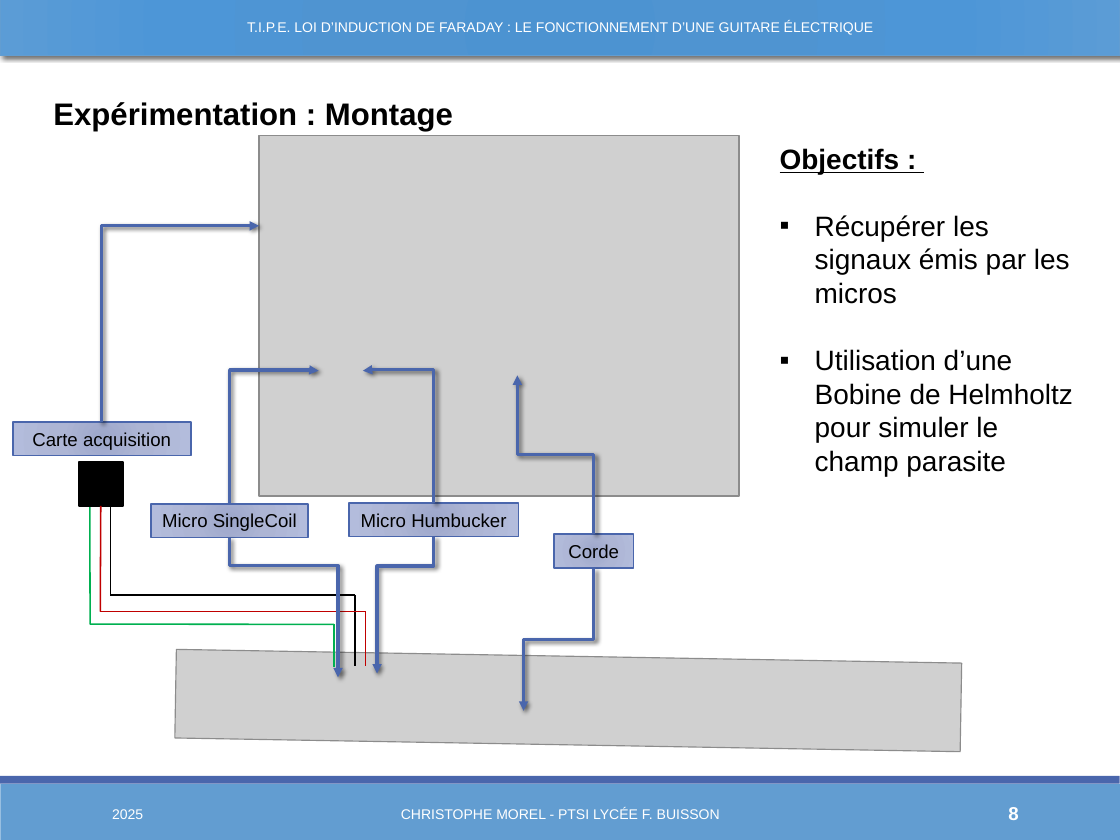
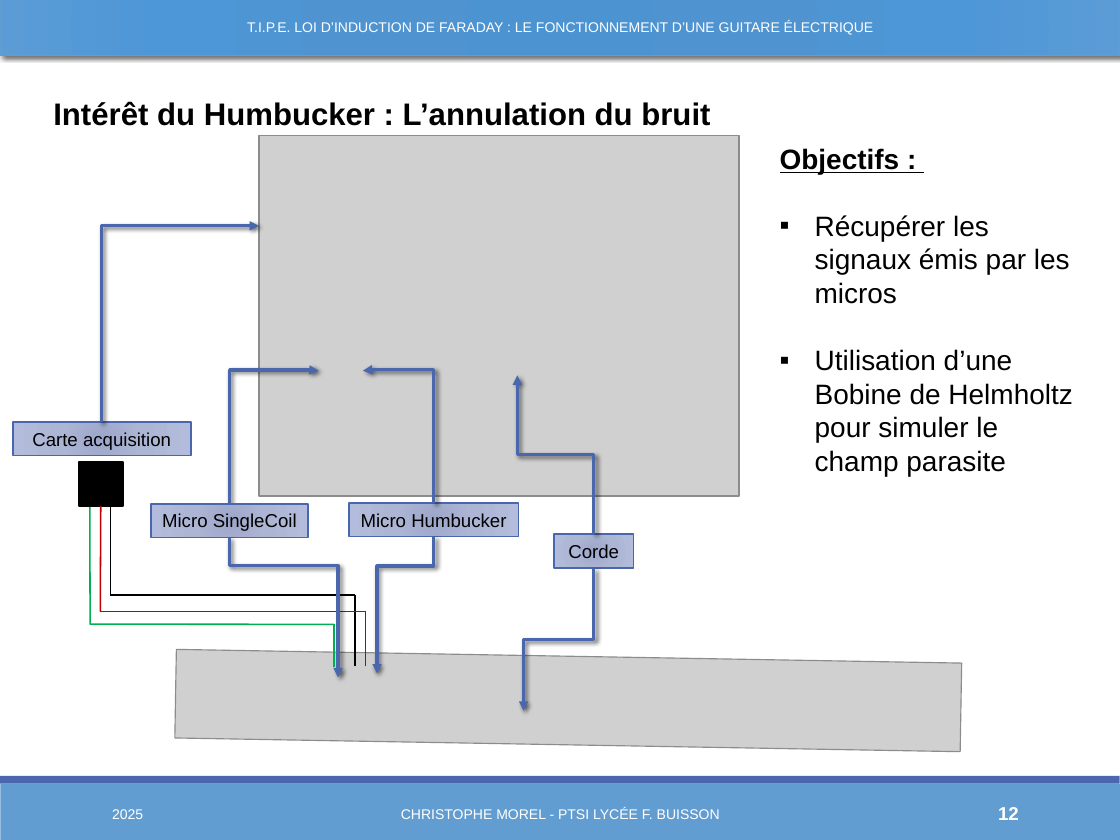
Before and after one commit to Chrismorel7/TIPE---Micro_guitare_elec, a slide deck: slide 12 of Views/Novembre.pptx (slide 8 before the commit). Drawn at 1120x840 pixels with LibreOffice and Linux fonts; fonts in the diff are those of the drawing; grey boxes stand for pictures. Boxes give left, top, right and bottom in pixels: in the first picture for what was removed or moved away, otherwise in the second. Text is boxed around its words. In the diff, an @@ line names an element or a change of style, - is before the commit and + after.

```diff
--- a/Views/Novembre.pptx
+++ b/Views/Novembre.pptx
@@ text at [53,101,710,126]: text changed @@
-Expérimentation : Montage
+Intérêt du Humbucker : L’annulation du bruit
@@ page number at [998,807,1019,820]: text changed @@
-8
+12
```
Also in this commit, not shown: 10 other slides changed, 6 slides added, 34 other files.
